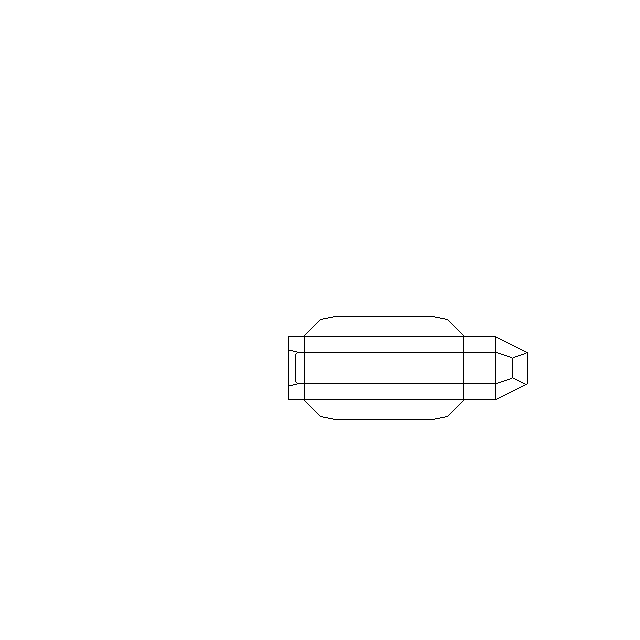
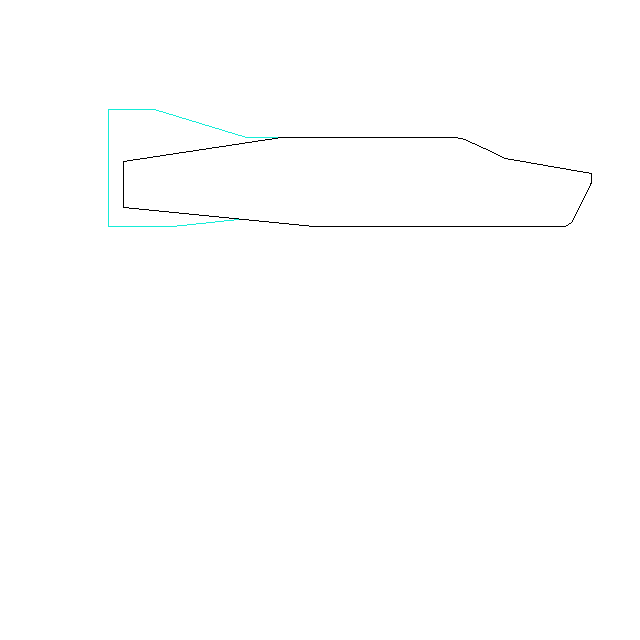
Layered file, before and after one edit (640 x 640). Changes by layer:
renamed "Top" to "rump", painted on it over [123, 137, 592, 386]
removed layer "Cargoraum" over [304, 316, 464, 420]
added layer "tail" above "Boden" over [108, 109, 305, 227]
painted on "Boden" over [288, 336, 528, 400]
